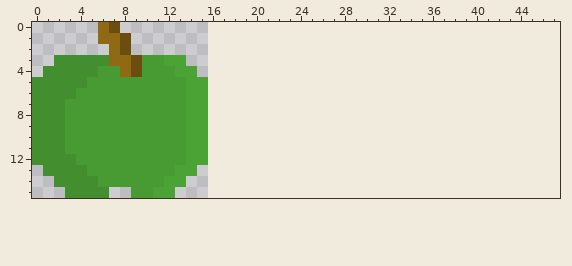
Two versions of one pixel-art sprite, assets/gfx/resource.png. This is how it looked before the edit.
The file is 16x16 pixels. The old version is drawn lined up with the new one, on the new canvas.
After:
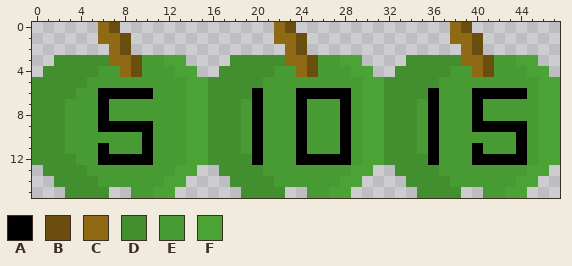
Palette (. is transparent): A #000000  B #6a4d0f  C #906914  D #438e2e  E #489a32  F #4ca335
The exact change:
canvas 16x16 -> 48x16
@@ x 0..47 @@
- 0 ......CB........................................
- 1 ......CCB.......................................
- 2 .......CB.......................................
- 3 ..DDDDDCCBEEFF..................................
- 4 .DDDDDEECBEEEFF.................................
- 5 DDDDDEEEEEEEEEFF................................
- 6 DDDDEEEEEEEEEEFF................................
- 7 DDDEEEEEEEEEEEFF................................
- 8 DDDEEEEEEEEEEEFF................................
- 9 DDDEEEEEEEEEEEFF................................
-10 DDDEEEEEEEEEEEFF................................
-11 DDDEEEEEEEEEEEFF................................
-12 DDDDEEEEEEEEEEFF................................
-13 .DDDDEEEEEEEEFF.................................
-14 ..DDDDEEEEEEFF..................................
-15 ...DDDD..EEFF...................................
+ 0 ......CB..............CB..............CB........
+ 1 ......CCB.............CCB.............CCB.......
+ 2 .......CB..............CB..............CB.......
+ 3 ..DDDDDCCBEEFF....DDDDDCCBEEFF....DDDDDCCBEEFF..
+ 4 .DDDDDEECBEEEFF..DDDDDEECBEEEFF..DDDDDEECBEEEFF.
+ 5 DDDDDEEEEEEEEEFFDDDDDEEEEEEEEEFFDDDDDEEEEEEEEEFF
+ 6 DDDDEEAAAAAEEEFFDDDDAEEEAAAAAEFFDDDDAEEEAAAAAEFF
+ 7 DDDEEEAEEEEEEEFFDDDEAEEEAEEEAEFFDDDEAEEEAEEEEEFF
+ 8 DDDEEEAEEEEEEEFFDDDEAEEEAEEEAEFFDDDEAEEEAEEEEEFF
+ 9 DDDEEEAAAAAEEEFFDDDEAEEEAEEEAEFFDDDEAEEEAAAAAEFF
+10 DDDEEEEEEEAEEEFFDDDEAEEEAEEEAEFFDDDEAEEEEEEEAEFF
+11 DDDEEEAEEEAEEEFFDDDEAEEEAEEEAEFFDDDEAEEEAEEEAEFF
+12 DDDDEEAAAAAEEEFFDDDDAEEEAAAAAEFFDDDDAEEEAAAAAEFF
+13 .DDDDEEEEEEEEFF..DDDDEEEEEEEEFF..DDDDEEEEEEEEFF.
+14 ..DDDDEEEEEEFF....DDDDEEEEEEFF....DDDDEEEEEEFF..
+15 ...DDDD..EEFF......DDDD..EEFF......DDDD..EEFF...
